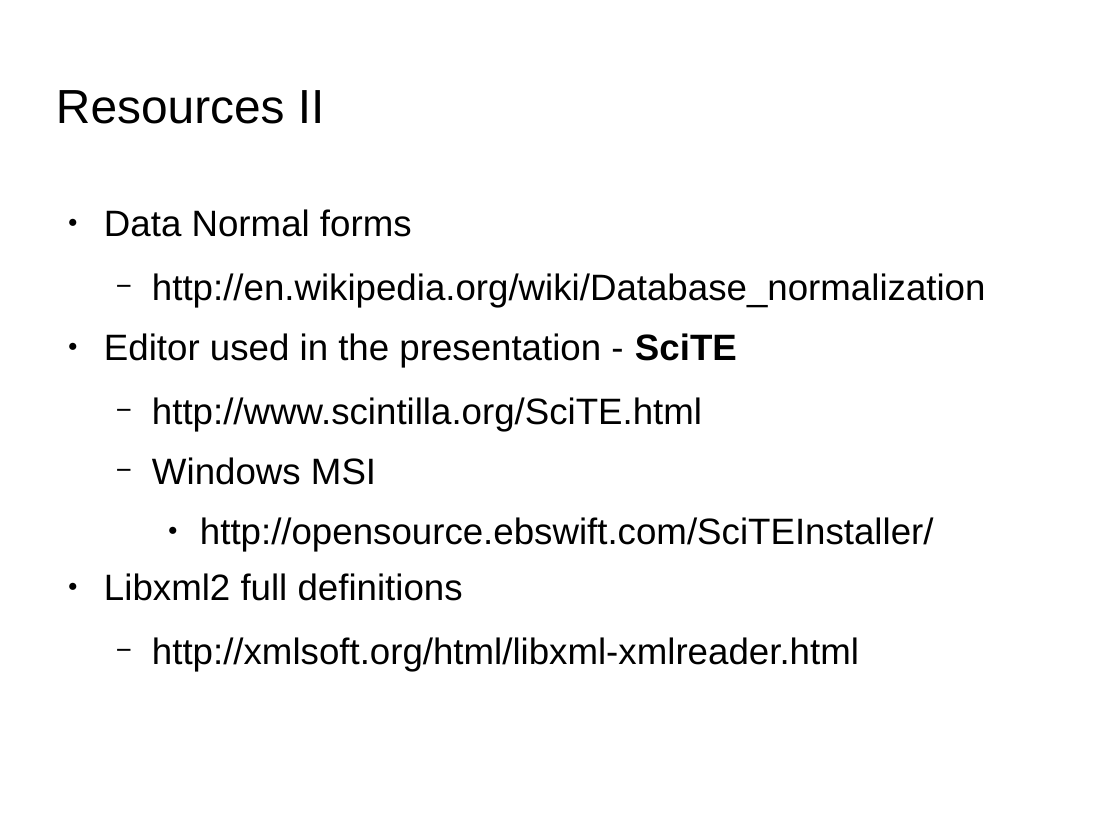
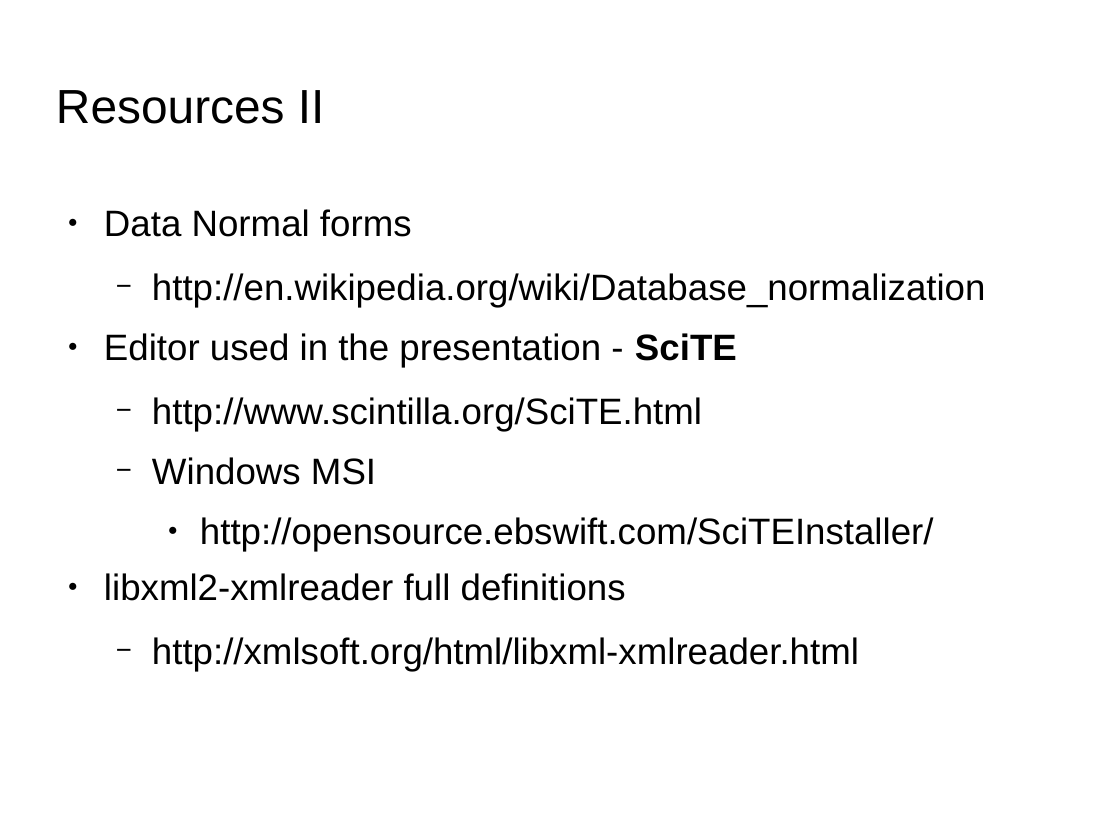
Before and after one commit to jandrew/Spreadsheet-XLSX-Reader-LibXML, a slide deck: slide 21 of Presentation/SVPerlTalk.odp (slide 22 before the commit). Drawn at 1120x840 pixels with LibreOffice and Linux fonts; fonts in the diff are those of the drawing; background and template pictures are left out. Boxes give left, top, right and bottom in pixels: in the first picture for what was removed or moved away, otherwise in the second. Text is boxed around its words. In the diff, an @@ line names an element or a change of style, - is before the commit and + after.

```diff
--- a/Presentation/SVPerlTalk.odp
+++ b/Presentation/SVPerlTalk.odp
@@ text at [104, 573, 626, 601]: text changed @@
-● Libxml2 full definitions
+● libxml2-xmlreader full definitions
```
Also in this commit, not shown: 9 other slides changed, 4 slides added, 5 slides removed, 47 other files.
